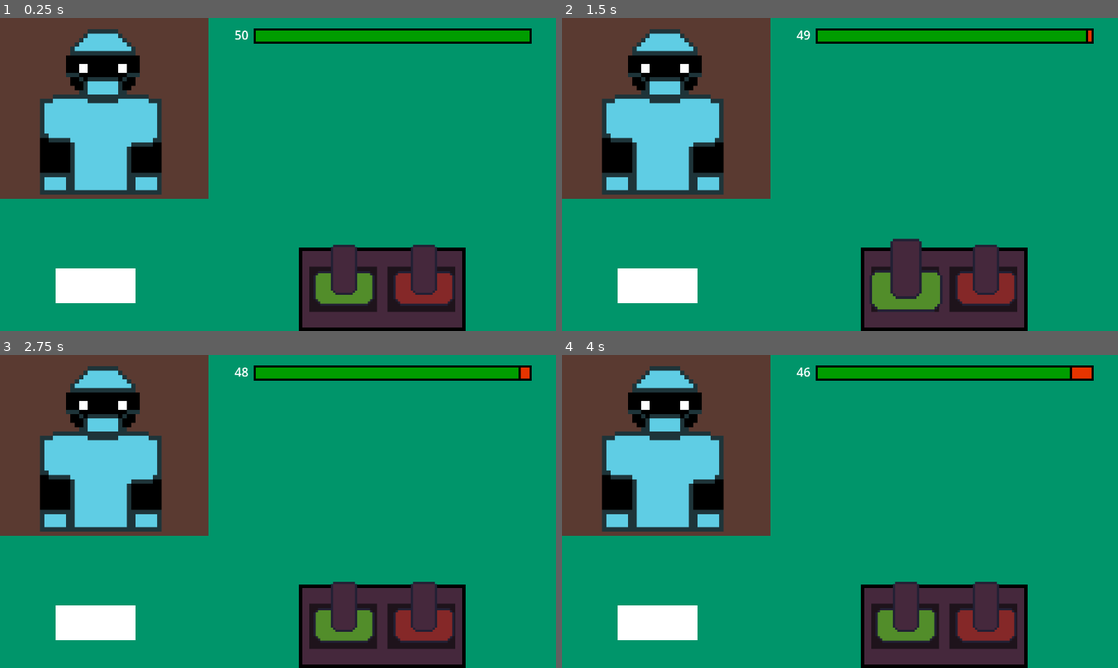
Above: before the commit, frames 1-4 (two rows, left to right).
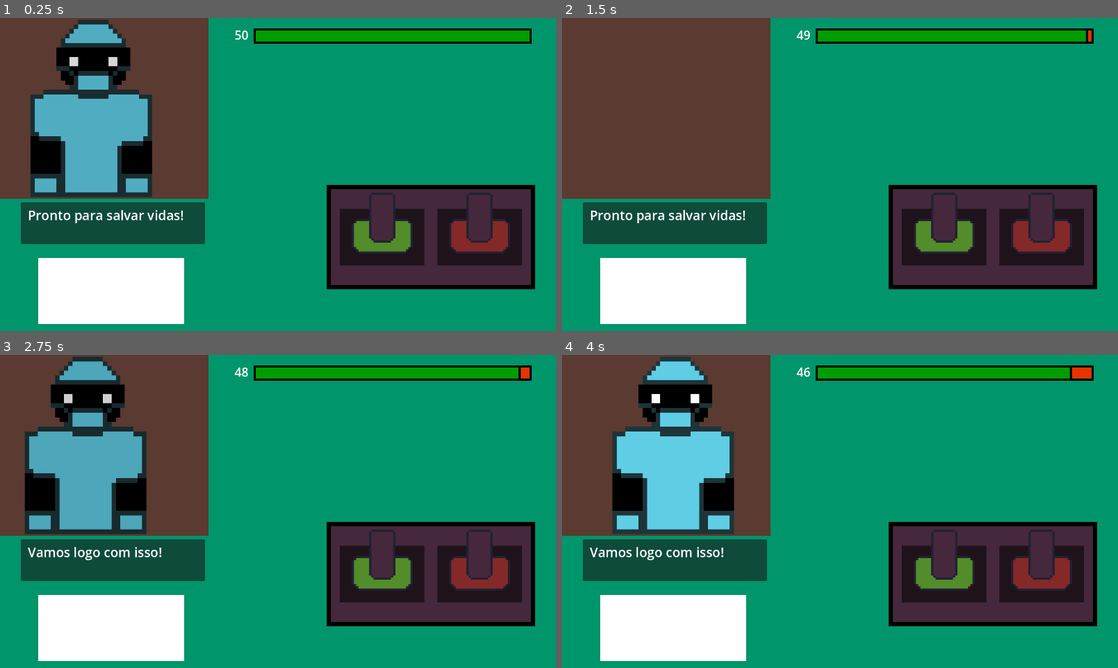
Above: after the commit, the same moments.

Repository: caduceusj/projeto-saude-arte-vida
Game: Godot game, scene res://PapersPleaseClone/Cenas/Fases/ChecagemDeVestuario/vestuario.tscn
Same seed, same stepped clock (60 frames per second), same inputs: the game is played once before the commit and once after it. This scene is started directly instead of the project's main scene.
Inputs (mouse positions are in pixels of both pictures, inside the frame that each line leads up to):
- Up to frame 1 (0.25 s): no input
- Up to frame 2 (1.5 s): move the mouse to (984, 287) at 0.52 s; click (984, 287) at 0.67 s; move the mouse to (906, 287) at 1.27 s; click (906, 287) at 1.42 s
- Up to frame 3 (2.75 s): move the mouse to (333, 442) at 2.02 s; click (333, 442) at 2.17 s
- Up to frame 4 (4 s): move the mouse to (812, 574) at 2.77 s; click (812, 574) at 2.92 s; tap Enter at 3.5 s; move the mouse to (1006, 558) at 3.52 s; click (1006, 558) at 3.67 s

The runs differ from the first frame. In frame 1, 34% of the frame differs, in the area x 3-97%, y 0-100%; in frame 2, 34%; in frame 3, 34%; in frame 4, 30%.

Commit message:
Jogo do Vestuario estados iniciais implementados

Diff:
--- a/PapersPleaseClone/Cenas/Fases/ChecagemDeVestuario/vestuario.tscn
+++ b/PapersPleaseClone/Cenas/Fases/ChecagemDeVestuario/vestuario.tscn
@@ -1,12 +1,133 @@
-[gd_scene load_steps=8 format=3 uid="uid://cqerfrumugn3l"]
+[gd_scene load_steps=13 format=3 uid="uid://cqerfrumugn3l"]
 
 [ext_resource type="Script" path="res://PapersPleaseClone/Scripts/MiniGameVestuario.gd" id="1_6y8v1"]
+[ext_resource type="Resource" uid="uid://cwi73dgovtcog" path="res://PapersPleaseClone/Scripts/Resources/dialogosVestuario.tres" id="2_28xcm"]
 [ext_resource type="Texture2D" uid="uid://dky20o8e77bf4" path="res://PapersPleaseClone/Sprites/Test/MesaDeCarimbo.png" id="2_foiye"]
 [ext_resource type="PackedScene" uid="uid://wvg1k5bktw22" path="res://PapersPleaseClone/Cenas/Carimbo/carimboReprovado.tscn" id="3_1t24y"]
 [ext_resource type="PackedScene" uid="uid://7eeaw5n1gmp8" path="res://PapersPleaseClone/Cenas/Carimbo/carimboAprovado.tscn" id="4_xyx7j"]
 [ext_resource type="PackedScene" uid="uid://ynnl2wqta2eg" path="res://PapersPleaseClone/Cenas/Carimbo/rubrica.tscn" id="5_uji6q"]
 [ext_resource type="PackedScene" uid="uid://c7n1kh0jult01" path="res://PapersPleaseClone/Cenas/BarraProgresso/barra_progresso.tscn" id="7_mpba8"]
 [ext_resource type="Texture2D" uid="uid://d13f82mjlgqwc" path="res://PapersPleaseClone/Sprites/Test/placeholderMédico.png" id="8_1dali"]
+
+[sub_resource type="Animation" id="Animation_7pquv"]
+resource_name = "NurseComing"
+length = 1.5
+tracks/0/type = "value"
+tracks/0/imported = false
+tracks/0/enabled = true
+tracks/0/path = NodePath("Enfermeiro/Sprite2D:modulate")
+tracks/0/interp = 1
+tracks/0/loop_wrap = true
+tracks/0/keys = {
+"times": PackedFloat32Array(0, 1.5),
+"transitions": PackedFloat32Array(1, 1),
+"update": 0,
+"values": [Color(0, 0, 0, 1), Color(1, 1, 1, 1)]
+}
+tracks/1/type = "bezier"
+tracks/1/imported = false
+tracks/1/enabled = true
+tracks/1/path = NodePath("Enfermeiro/Sprite2D:position:x")
+tracks/1/interp = 1
+tracks/1/loop_wrap = true
+tracks/1/keys = {
+"handle_modes": PackedInt32Array(0, 0),
+"points": PackedFloat32Array(-160, -0.25, 0, 0.25, 0, 256, -0.25, 0, 0.25, 0),
+"times": PackedFloat32Array(0, 1.5)
+}
+tracks/2/type = "bezier"
+tracks/2/imported = false
+tracks/2/enabled = true
+tracks/2/path = NodePath("Enfermeiro/Sprite2D:position:y")
+tracks/2/interp = 1
+tracks/2/loop_wrap = true
+tracks/2/keys = {
+"handle_modes": PackedInt32Array(0, 0, 0, 0, 0, 0, 0, 0, 0, 0, 0, 0, 0, 0, 0, 0),
+"points": PackedFloat32Array(208, -0.25, 0, 0.25, 0, 204, -0.25, 0, 0.25, 0, 208, -0.25, 0, 0.25, 0, 204, -0.25, 0, 0.25, 0, 208, -0.25, 0, 0.25, 0, 204, -0.25, 0, 0.25, 0, 208, -0.25, 0, 0.25, 0, 204, -0.25, 0, 0.25, 0, 208, -0.25, 0, 0.25, 0, 204, -0.25, 0, 0.25, 0, 208, -0.25, 0, 0.25, 0, 204, -0.25, 0, 0.25, 0, 208, -0.25, 0, 0.25, 0, 204, -0.25, 0, 0.25, 0, 208, -0.25, 0, 0.25, 0, 208, -0.25, 0, 0.25, 0),
+"times": PackedFloat32Array(0, 0.1, 0.2, 0.3, 0.4, 0.5, 0.6, 0.7, 0.8, 0.9, 1, 1.1, 1.2, 1.3, 1.4, 1.5)
+}
+
+[sub_resource type="Animation" id="Animation_kymi8"]
+resource_name = "NurseLeaving"
+length = 1.5
+tracks/0/type = "bezier"
+tracks/0/imported = false
+tracks/0/enabled = true
+tracks/0/path = NodePath("Enfermeiro/Sprite2D:position:x")
+tracks/0/interp = 1
+tracks/0/loop_wrap = true
+tracks/0/keys = {
+"handle_modes": PackedInt32Array(0, 0),
+"points": PackedFloat32Array(256, -0.25, 0, 0.25, 0, -168, -0.25, 0, 0.25, 0),
+"times": PackedFloat32Array(0, 1.5)
+}
+tracks/1/type = "bezier"
+tracks/1/imported = false
+tracks/1/enabled = true
+tracks/1/path = NodePath("Enfermeiro/Sprite2D:position:y")
+tracks/1/interp = 1
+tracks/1/loop_wrap = true
+tracks/1/keys = {
+"handle_modes": PackedInt32Array(0, 0, 0, 0, 0, 0, 0, 0, 0, 0, 0, 0, 0, 0, 0, 0),
+"points": PackedFloat32Array(208, -0.25, 0, 0.25, 0, 204, -0.25, 0, 0.25, 0, 208, -0.25, 0, 0.25, 0, 204, -0.25, 0, 0.25, 0, 208, -0.25, 0, 0.25, 0, 204, -0.25, 0, 0.25, 0, 208, -0.25, 0, 0.25, 0, 204, -0.25, 0, 0.25, 0, 208, -0.25, 0, 0.25, 0, 204, -0.25, 0, 0.25, 0, 208, -0.25, 0, 0.25, 0, 204, -0.25, 0, 0.25, 0, 208, -0.25, 0, 0.25, 0, 204, -0.25, 0, 0.25, 0, 208, -0.25, 0, 0.25, 0, 204, -0.25, 0, 0.25, 0),
+"times": PackedFloat32Array(0, 0.1, 0.2, 0.3, 0.4, 0.5, 0.6, 0.7, 0.8, 0.9, 1, 1.1, 1.2, 1.3, 1.4, 1.5)
+}
+tracks/2/type = "value"
+tracks/2/imported = false
+tracks/2/enabled = true
+tracks/2/path = NodePath("Enfermeiro/Sprite2D:modulate")
+tracks/2/interp = 1
+tracks/2/loop_wrap = true
+tracks/2/keys = {
+"times": PackedFloat32Array(0, 1.5),
+"transitions": PackedFloat32Array(1, 1),
+"update": 0,
+"values": [Color(1, 1, 1, 1), Color(0, 0, 0, 1)]
+}
+
+[sub_resource type="Animation" id="Animation_lwtub"]
+length = 0.001
+tracks/0/type = "bezier"
+tracks/0/imported = false
+tracks/0/enabled = true
+tracks/0/path = NodePath("Enfermeiro/Sprite2D:position:x")
+tracks/0/interp = 1
+tracks/0/loop_wrap = true
+tracks/0/keys = {
+"handle_modes": PackedInt32Array(0),
+"points": PackedFloat32Array(256, -0.25, 0, 0.25, 0),
+"times": PackedFloat32Array(0)
+}
+tracks/1/type = "bezier"
+tracks/1/imported = false
+tracks/1/enabled = true
+tracks/1/path = NodePath("Enfermeiro/Sprite2D:position:y")
+tracks/1/interp = 1
+tracks/1/loop_wrap = true
+tracks/1/keys = {
+"handle_modes": PackedInt32Array(0),
+"points": PackedFloat32Array(208, -0.25, 0, 0.25, 0),
+"times": PackedFloat32Array(0)
+}
+tracks/2/type = "value"
+tracks/2/imported = false
+tracks/2/enabled = true
+tracks/2/path = NodePath("Enfermeiro/Sprite2D:modulate")
+tracks/2/interp = 1
+tracks/2/loop_wrap = true
+tracks/2/keys = {
+"times": PackedFloat32Array(0),
+"transitions": PackedFloat32Array(1),
+"update": 0,
+"values": [Color(1, 1, 1, 1)]
+}
+
+[sub_resource type="AnimationLibrary" id="AnimationLibrary_xkuda"]
+_data = {
+"NurseComing": SubResource("Animation_7pquv"),
+"NurseLeaving": SubResource("Animation_kymi8"),
+"RESET": SubResource("Animation_lwtub")
+}
 
 [node name="vestuario" type="Control"]
 layout_mode = 3
@@ -17,6 +138,50 @@
 grow_vertical = 2
 mouse_filter = 2
 script = ExtResource("1_6y8v1")
+dialogos = ExtResource("2_28xcm")
+
+[node name="Dialogo" type="Node" parent="."]
+
+[node name="Panel" type="Panel" parent="Dialogo"]
+offset_left = 48.0
+offset_top = 424.0
+offset_right = 472.0
+offset_bottom = 520.0
+mouse_filter = 2
+
+[node name="Label" type="Label" parent="Dialogo/Panel"]
+layout_mode = 0
+offset_left = 16.0
+offset_top = 8.0
+offset_right = 408.0
+offset_bottom = 88.0
+theme_override_font_sizes/font_size = 30
+text = "Pronto para salvar vidas!"
+autowrap_mode = 3
+
+[node name="MarginContainer" type="MarginContainer" parent="Dialogo/Panel"]
+layout_mode = 0
+offset_left = 8.0
+offset_top = 8.0
+offset_right = 472.0
+offset_bottom = 120.0
+mouse_filter = 2
+
+[node name="Enfermeiro" type="Node" parent="."]
+
+[node name="MarginContainer" type="MarginContainer" parent="Enfermeiro"]
+offset_right = 480.0
+offset_bottom = 416.0
+
+[node name="ColorRect" type="ColorRect" parent="Enfermeiro/MarginContainer"]
+layout_mode = 2
+color = Color(0.352941, 0.227451, 0.192157, 1)
+
+[node name="Sprite2D" type="Sprite2D" parent="Enfermeiro"]
+position = Vector2(256, 208)
+scale = Vector2(10, 10.7368)
+texture = ExtResource("8_1dali")
+hframes = 6
 
 [node name="ColorRect" type="ColorRect" parent="."]
 layout_mode = 0
@@ -28,31 +193,36 @@
 [node name="Rubrica" type="Node" parent="."]
 
 [node name="ColorRect" parent="Rubrica" instance=ExtResource("5_uji6q")]
-offset_left = 128.0
-offset_top = 576.0
-offset_right = 312.0
-offset_bottom = 656.0
+offset_left = 88.0
+offset_top = 552.0
+offset_right = 424.0
+offset_bottom = 704.0
+
+[node name="CollisionShape2D" parent="Rubrica/ColorRect/Area2D" index="0"]
+position = Vector2(168, 76)
 
 [node name="Carimbos" type="Node" parent="."]
 
 [node name="posicaoVermelho" type="Node2D" parent="Carimbos"]
-position = Vector2(976, 592)
+position = Vector2(1104, 472)
 scale = Vector2(4, 4)
 
 [node name="posicaoVerde" type="Node2D" parent="Carimbos"]
-position = Vector2(792, 592)
+position = Vector2(880, 472)
 scale = Vector2(4, 4)
 
 [node name="Mesa" type="Sprite2D" parent="Carimbos"]
-position = Vector2(880, 624)
-scale = Vector2(4, 4)
+position = Vector2(992, 504)
+scale = Vector2(5, 5)
 texture = ExtResource("2_foiye")
 
 [node name="CarimboReprovado" parent="Carimbos" instance=ExtResource("3_1t24y")]
-position = Vector2(976, 592)
+position = Vector2(1104, 472)
+scale = Vector2(6, 6)
 
 [node name="CarimboAprovado" parent="Carimbos" instance=ExtResource("4_xyx7j")]
-position = Vector2(792, 592)
+position = Vector2(880, 472)
+scale = Vector2(6, 6)
 
 [node name="Timer" type="Node" parent="."]
 
@@ -62,22 +232,6 @@
 offset_right = 8.0
 offset_bottom = 8.0
 mouse_filter = 2
-
-[node name="Enfermeiro" type="Node" parent="."]
-
-[node name="MarginContainer" type="MarginContainer" parent="Enfermeiro"]
-offset_right = 480.0
-offset_bottom = 416.0
-
-[node name="ColorRect" type="ColorRect" parent="Enfermeiro/MarginContainer"]
-layout_mode = 2
-color = Color(0.352941, 0.227451, 0.192157, 1)
-
-[node name="Sprite2D" type="Sprite2D" parent="Enfermeiro"]
-position = Vector2(232, 216)
-scale = Vector2(10, 10)
-texture = ExtResource("8_1dali")
-hframes = 6
 
 [node name="Feedback" type="Node" parent="."]
 
@@ -88,6 +242,11 @@
 offset_bottom = 200.0
 theme_override_font_sizes/font_size = 50
 
+[node name="AnimationPlayer" type="AnimationPlayer" parent="."]
+libraries = {
+"": SubResource("AnimationLibrary_xkuda")
+}
+
 [connection signal="area_entered" from="Rubrica/ColorRect/Area2D" to="." method="_on_area_2d_area_entered"]
 [connection signal="area_exited" from="Rubrica/ColorRect/Area2D" to="." method="_on_area_2d_area_exited"]
 
--- a/PapersPleaseClone/Scripts/MiniGameVestuario.gd
+++ b/PapersPleaseClone/Scripts/MiniGameVestuario.gd
@@ -1,10 +1,12 @@
 extends Control
 
 @onready var rubrica = $Rubrica/ColorRect
-
+@export var dialogos : Resource
 var aleatorizar = RandomNumberGenerator
 
 var dentroRubrica = false
+
+var resposta = 0
 
 var adequado = false
 
@@ -17,17 +19,23 @@
 
 
 # Called every frame. 'delta' is the elapsed time since the previous frame.
-func _process(delta):
-	pass
 
 
 func proximoEnfermeiro():
+	$AnimationPlayer.play("NurseLeaving")
+	await($AnimationPlayer.animation_finished)
+	resposta = aleatorizar.randi_range(0, dialogos.enfermeiroDialogosEntrada.size()-1)
+	set_text(dialogos.enfermeiroDialogosEntrada[resposta])
 	adequado = aleatorizar.randi_range(0,1)
 	print(adequado)
 	if(adequado):
 		$Enfermeiro/Sprite2D.frame = 0
 	else:
 		$Enfermeiro/Sprite2D.frame = aleatorizar.randi_range(1,5)
+		print($Enfermeiro/Sprite2D.frame)
+
+	$AnimationPlayer.play("NurseComing")
+	await($AnimationPlayer.animation_finished)
 
 func _input(event):
 	if event is InputEventMouseButton and event.button_index == MOUSE_BUTTON_LEFT and dentroRubrica:
@@ -35,15 +43,19 @@
 			if(adequado):
 				proximoEnfermeiro()
 				$Feedback/Label.text = "Acertou"
+				set_text(dialogos.enfermeiroDialogoSaidaCorreto[resposta])
 			else:
 				proximoEnfermeiro()
+				set_text(dialogos.enfermeiroDialogoSaidaCorreto[resposta])
 				$Feedback/Label.text = "Errou, Kit Inompleto"
 		elif(corDoCarimbo == "vermelho"):
 			if(adequado == 0):
 				proximoEnfermeiro()
+				set_text(dialogos.enfermeiroDialogoSaidaErrado[resposta])
 				$Feedback/Label.text = "Acertou"
 			else:
 				proximoEnfermeiro()
+				set_text(dialogos.enfermeiroDialogoSaidaErrado[resposta])
 				$Feedback/Label.text = "Errou, Kit Completo"
 
 func _on_area_2d_area_entered(area):
@@ -52,6 +64,8 @@
 		corDoCarimbo = area.get_parent().tipo
 
 
+func set_text(text):
+	$Dialogo/Panel/Label.text = text
 
 func _on_area_2d_area_exited(area):
 	if(area.is_in_group("Carimbo")):
--- /dev/null
+++ b/PapersPleaseClone/Scripts/Resources/dialogosVestuario.tres
@@ -0,0 +1,6 @@
+[gd_resource type="Resource" load_steps=2 format=3 uid="uid://cwi73dgovtcog"]
+
+[ext_resource type="Script" path="res://PapersPleaseClone/Scripts/miniDialogos.gd" id="1_apnxc"]
+
+[resource]
+script = ExtResource("1_apnxc")
--- /dev/null
+++ b/PapersPleaseClone/Scripts/miniDialogos.gd
@@ -0,0 +1,5 @@
+extends Resource
+
+var enfermeiroDialogosEntrada = ["Pronto para salvar vidas!", "Cheguei o quanto antes!", "Estou com o Kit Completo!", "Vamos logo com isso!", "Bom dia!", "Hoje será um ótimo dia!"]
+var enfermeiroDialogoSaidaErrado = ["Talvez não tão pronto?", "Eita me esqueci...", "Talvez não tão completo assim...", "Sabia que estava faltando algo", "Vixe como fui bobo", "Obrigado por me lembrar!"]
+var enfermeiroDialogoSaidaCorreto = ["E lá vamos nós!", "Não temos tempo a perder!", "Eu sabia que dessa vez eu estava!", "Te aguardo na sala", "Vai dar tudo certo!", "Vai ficar tudo bem!"]
